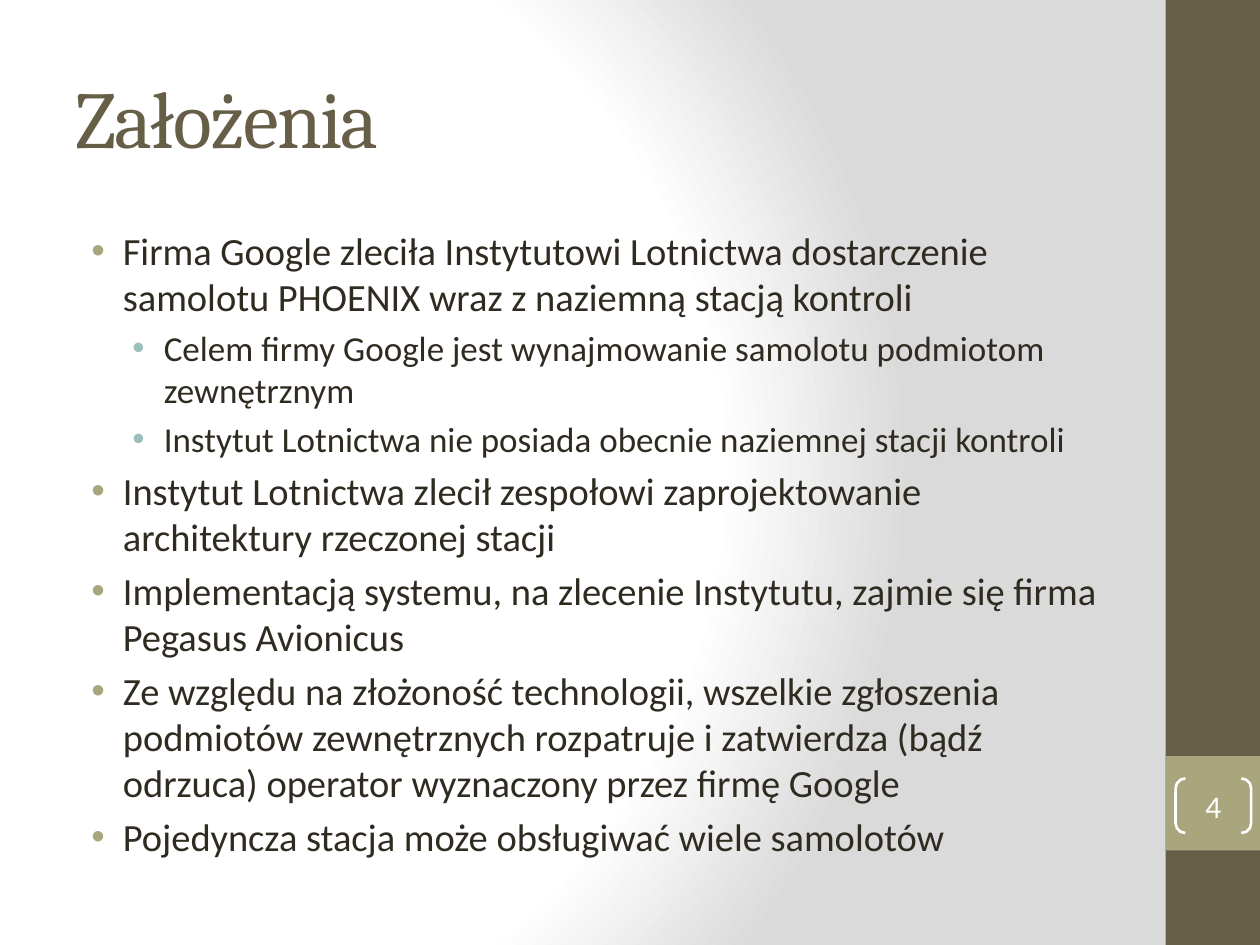
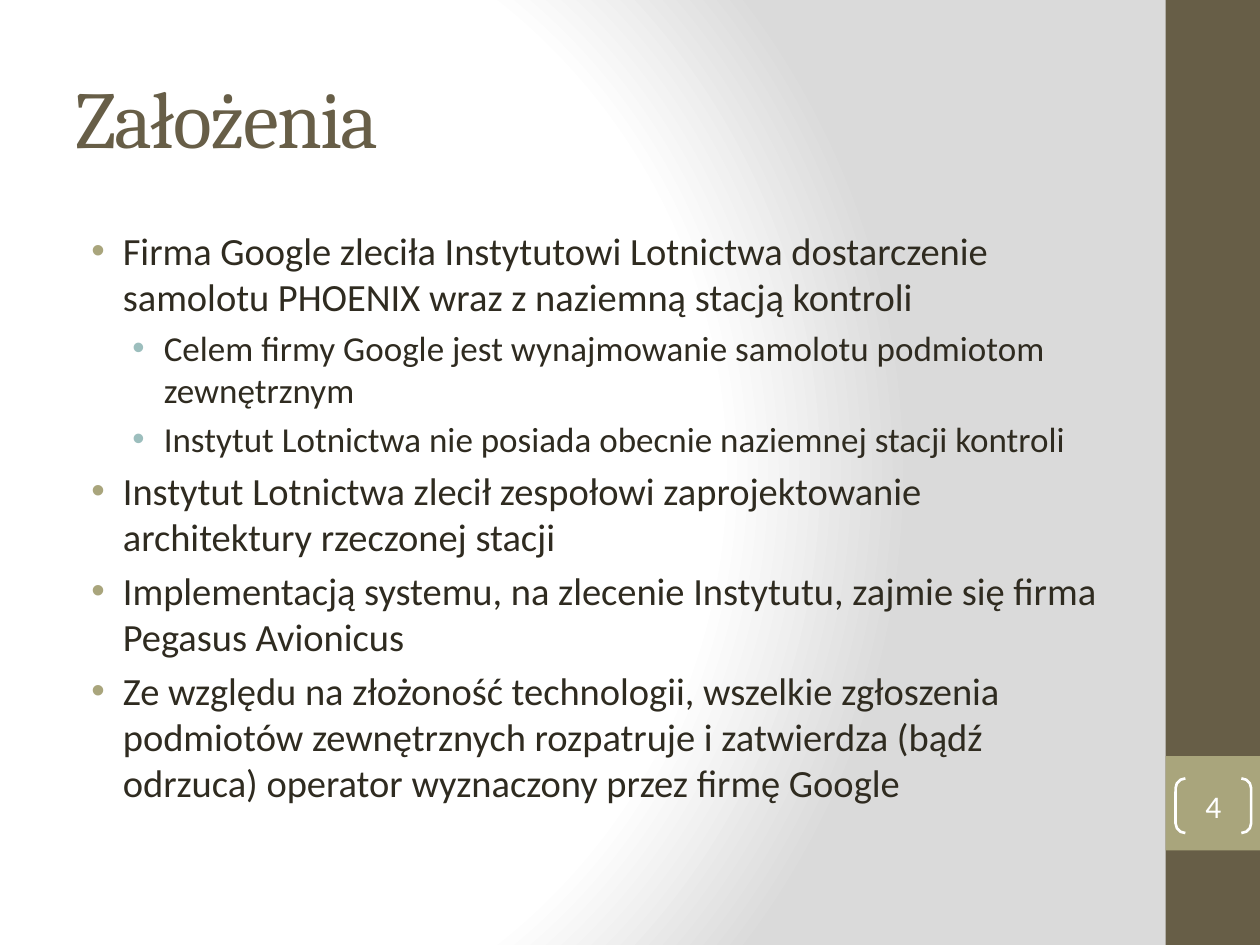
Before and after one commit to manisero/SemesterX, a slide deck: slide 4 of AIS/projekt/etap1/etap1.pptx. Drawn at 1260x945 pixels with LibreOffice and Linux fonts; fonts in the diff are those of the drawing. Boxes give left, top, right and bottom in pixels: in the first picture for what was removed or moved away, otherwise in the second. Text is boxed around its words. In the diff, an @@ line names an element or a change of style, - is before the commit and + after.

```diff
--- a/AIS/projekt/etap1/etap1.pptx
+++ b/AIS/projekt/etap1/etap1.pptx
@@ text at bbox=[123, 824, 945, 858]: paragraph removed @@
-• Pojedyncza stacja może obsługiwać wiele samolotów
```
Also in this commit, not shown: 5 other slides changed, 2 slides added, 1 other file.
